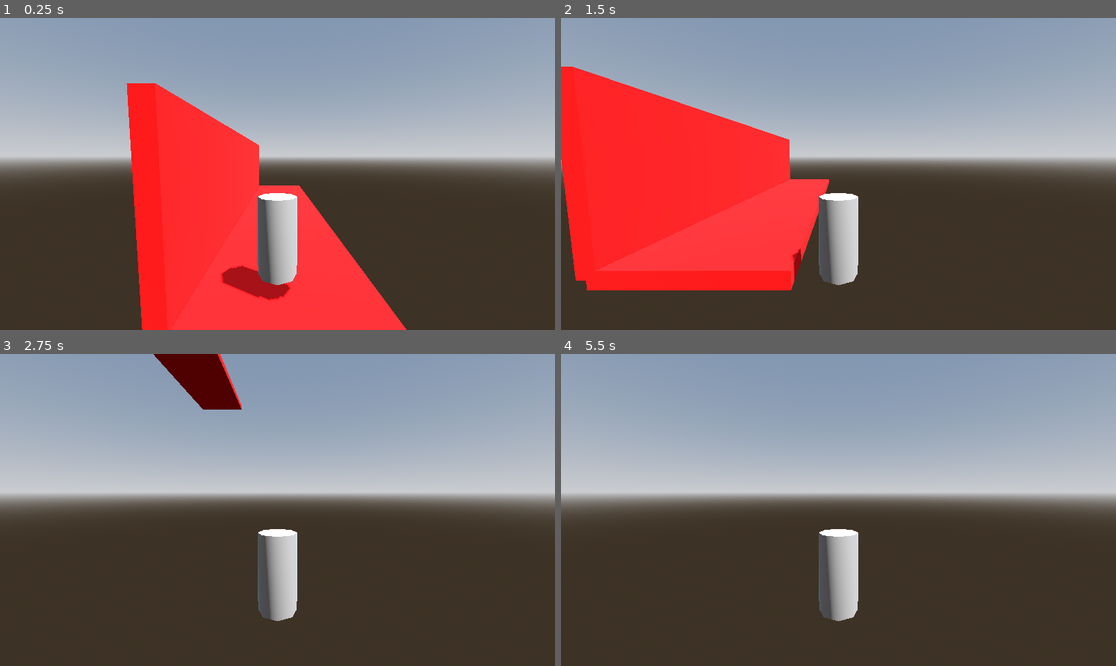
Above: before the commit, frames 1-4 (two rows, left to right).
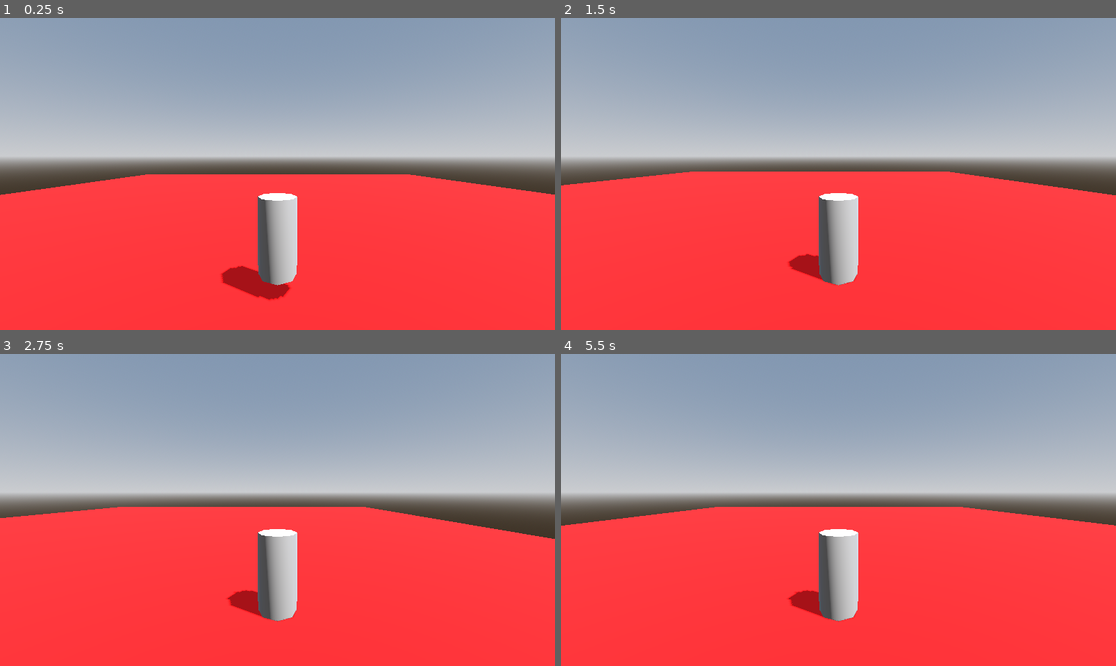
Above: after the commit, the same moments.

Repository: AnxietyTheOrk/GraveRobbery
Game: Godot game, scene res://Scenes/level_1.tscn
Same seed, same stepped clock (60 frames per second), same inputs: the game is played once before the commit and once after it.
Inputs:
- Up to frame 1 (0.25 s): no input
- Up to frame 2 (1.5 s): tap Enter (ui_accept) at 0.5, 0.77 s; hold D (move_right) 0.53-1.28 s; tap C (rotate_above) at 0.6 s; hold S (move_back) from 1.28 s (still down); tap Z (rotate_below) at 1.35 s
- Up to frame 3 (2.75 s): tap Enter (ui_accept) at 1.52 s; release S (move_back) at 2.03 s; hold D (move_right) from 2.03 s (still down); tap C (rotate_above) at 2.1 s
- Up to frame 4 (5.5 s): release D (move_right) at 2.78 s; hold W (move_forward) 2.78-3.53 s; tap Z (rotate_below) at 2.85, 4.35 s; tap Enter (ui_accept) at 3.02, 3.77, 4.52 s; hold A (move_left) 3.53-5.03 s; tap C (rotate_above) at 3.6, 5.1 s; hold S (move_back) from 5.03 s (still down)

The runs differ from the first frame. In frame 1, 37% of the frame differs, in the area x 0-100%, y 20-100%; in frame 2, 48%; in frame 3, 49%, in the area x 0-100%, y 0-100%; in frame 4, 47%.

Commit message:
Last Sync: 2025-09-23 08:14 (Mobile)

Diff:
--- a/grave-robbery/Scenes/level_1.tscn
+++ b/grave-robbery/Scenes/level_1.tscn
@@ -15,7 +15,7 @@
 tonemap_mode = 2
 
 [sub_resource type="BoxShape3D" id="BoxShape3D_vk57k"]
-size = Vector3(20, 0.5, 5)
+size = Vector3(50, 0.5, 50)
 
 [sub_resource type="StandardMaterial3D" id="StandardMaterial3D_vk57k"]
 albedo_color = Color(0.96862745, 0.015686275, 0.023529412, 1)
@@ -34,22 +34,11 @@
 
 [node name="CSGCombiner3D" type="CSGCombiner3D" parent="."]
 
-[node name="StaticBody3D3" type="StaticBody3D" parent="CSGCombiner3D"]
-
-[node name="CollisionShape3D" type="CollisionShape3D" parent="CSGCombiner3D/StaticBody3D3"]
-transform = Transform3D(1, 0, 0, 0, -4.371139e-08, -1, 0, 1, -4.371139e-08, 0, 2.5, 2.5)
-shape = SubResource("BoxShape3D_vk57k")
-
-[node name="CSGBox3D" type="CSGBox3D" parent="CSGCombiner3D/StaticBody3D3"]
-transform = Transform3D(1, 0, 0, 0, -4.371139e-08, -1, 0, 1, -4.371139e-08, 0, 2.5, 2.5)
-size = Vector3(20, 0.5, 5)
-material = SubResource("StandardMaterial3D_vk57k")
-
 [node name="StaticBody3D" type="StaticBody3D" parent="CSGCombiner3D"]
 
 [node name="CollisionShape3D" type="CollisionShape3D" parent="CSGCombiner3D/StaticBody3D"]
 shape = SubResource("BoxShape3D_vk57k")
 
 [node name="CSGBox3D" type="CSGBox3D" parent="CSGCombiner3D/StaticBody3D"]
-size = Vector3(20, 0.5, 5)
+size = Vector3(50, 0.5, 50)
 material = SubResource("StandardMaterial3D_vk57k")
